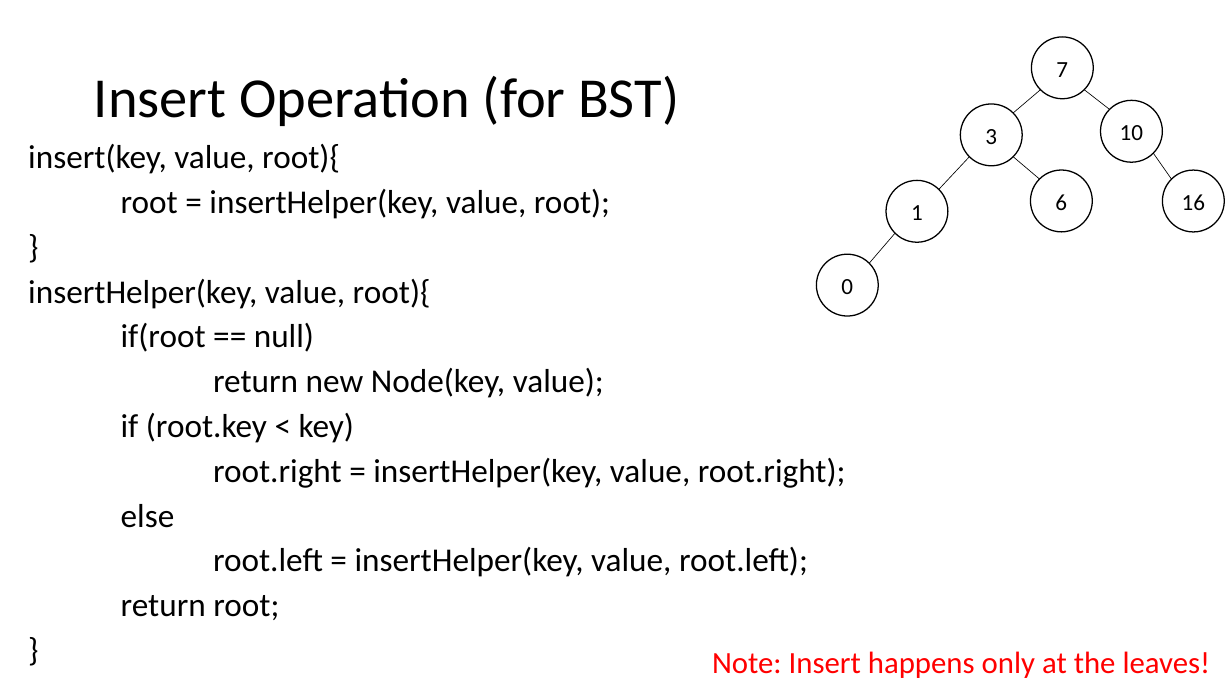
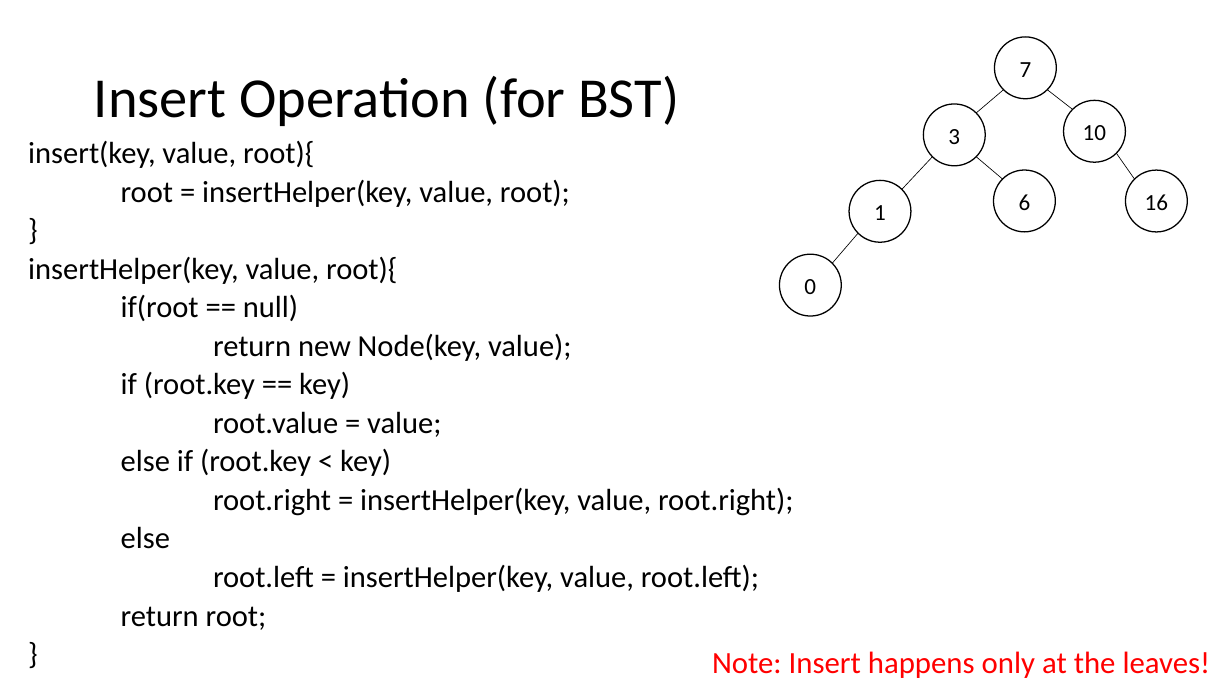
Before and after one commit to natebrunelle/cse332, a slide deck: slide 8 of markdown/files/slides/lecture9_avl2.pptx (slide 9 before the commit). Drawn at 1232x693 pixels with LibreOffice and Linux fonts; fonts in the diff are those of the drawing. Boxes give left, top, right and bottom in pixels: in the first picture for what was removed or moved away, otherwise in the second. Text is boxed around its words. In the diff, an @@ line names an element or a change of style, - is before the commit and + after.

```diff
--- a/markdown/files/slides/lecture9_avl2.pptx
+++ b/markdown/files/slides/lecture9_avl2.pptx
@@ text at bbox=[28, 141, 794, 630]: size 25.9 to 23.8 pt in "insert(key, value, root){", "root = insertHelper(key, value, root);", "}", "insertHelper(key, value, root){" and 7 more places; line spacing 0.8 to 0.7 @@
@@ 7 ellipses, 6 lines: place and size @@
-7 ellipses, 6 lines at bbox=[817, 37, 1225, 316]
+7 ellipses, 6 lines at bbox=[780, 37, 1188, 316]
@@ text at bbox=[121, 372, 441, 476]: text changed; size 25.9 to 23.8 pt @@
-if (root.key < key)
+if (root.key == key)
+root.value = value;
+else if (root.key < key)
```
Also in this commit, not shown: 15 other slides changed, 1 slide added, 2 slides removed, 9 other files.
